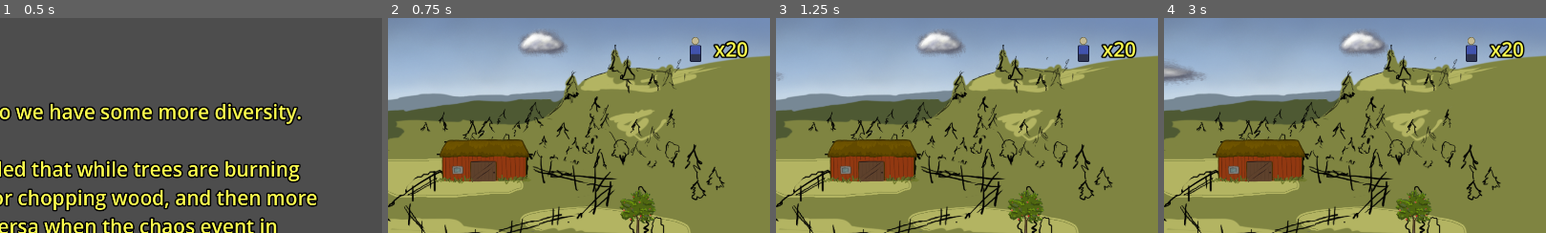
Above: before the commit, frames 1-4 (left to right).
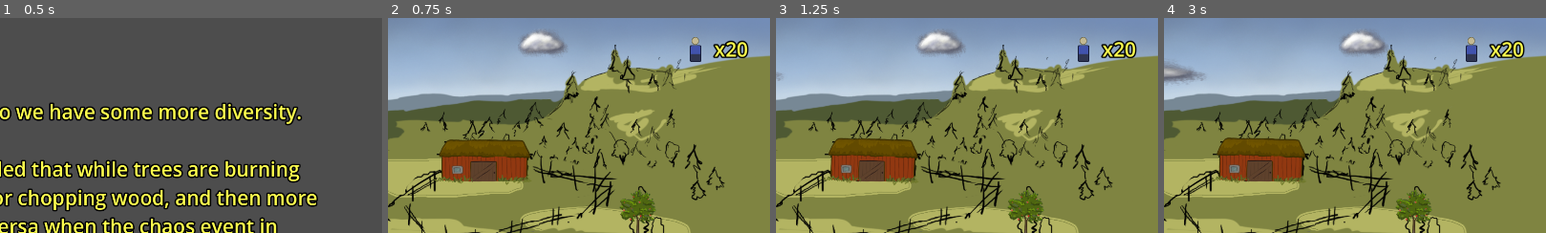
Above: after the commit, the same moments.

Repository: arget4me/cosyville
Game: Godot game, scene res://Scenes/main_scene.tscn
Same seed, same stepped clock (60 frames per second), same inputs: the game is played once before the commit and once after it.
Inputs (mouse positions are % of the whole screen's width and height, from its top left):
- Up to frame 1 (0.5 s): no input
- Up to frame 2 (0.75 s): click "GOTO: PLAYING" at 0.5 s
- Up to frame 3 (1.25 s): no input
- Up to frame 4 (3 s): click (43, 95) at 1.25 s; move the mouse to (35, 85) at 2.02 s; press the mouse at (35, 85) at 2.03 s; hold Right (ui_right) 2.03-2.78 s; move the mouse to (48, 88) at 2.77 s; release the mouse at (48, 88) at 2.78 s; hold Down (ui_down) from 2.78 s (still down); click (48, 88) at 2.85 s
The pictures show only the part of the screen within x 50-100%, y 0-50%; the shares and areas given below are measured in that part.

Frame 1 is identical in both runs. In frame 2, 0.3% of the frame differs, in the area x 12-38%, y 56-78%; in frame 3, 0.7%; in frame 4, 0.7%, in the area x 12-37%, y 55-78%.

Commit message:
Add ladan click animation

Diff:
--- a/Scenes/World/ladan.tscn
+++ b/Scenes/World/ladan.tscn
@@ -1,15 +1,136 @@
-[gd_scene load_steps=4 format=3 uid="uid://b16bki12o36mf"]
+[gd_scene load_steps=15 format=3 uid="uid://b16bki12o36mf"]
 
 [ext_resource type="Texture2D" uid="uid://k1bomiv5xy1k" path="res://art/world/Props/ladan.PNG" id="1_toibe"]
+[ext_resource type="Script" path="res://Scripts/World/ladan_animation_controller.gd" id="1_x08u5"]
 [ext_resource type="PackedScene" uid="uid://cbycy8bbyocpe" path="res://Scenes/Clicking/clickable.tscn" id="2_j2gu2"]
 
 [sub_resource type="CapsuleShape2D" id="CapsuleShape2D_61u7c"]
 radius = 5.34
 height = 197.34
 
+[sub_resource type="Animation" id="Animation_g0ftq"]
+resource_name = "Idle"
+length = 2.0
+loop_mode = 1
+tracks/0/type = "value"
+tracks/0/imported = false
+tracks/0/enabled = true
+tracks/0/path = NodePath("SpriteAnimPivot:scale")
+tracks/0/interp = 1
+tracks/0/loop_wrap = true
+tracks/0/keys = {
+"times": PackedFloat32Array(0, 0.5, 1.03333, 1.5),
+"transitions": PackedFloat32Array(1, 1, 1, 1),
+"update": 0,
+"values": [Vector2(1.035, 0.975), Vector2(0.975, 1.038), Vector2(1.035, 0.975), Vector2(0.975, 1.038)]
+}
+tracks/1/type = "value"
+tracks/1/imported = false
+tracks/1/enabled = true
+tracks/1/path = NodePath("SpriteAnimPivot:rotation")
+tracks/1/interp = 1
+tracks/1/loop_wrap = true
+tracks/1/keys = {
+"times": PackedFloat32Array(0, 0.566667, 1.26667),
+"transitions": PackedFloat32Array(1, 1, 1),
+"update": 0,
+"values": [0.0, 0.0401426, -0.017204]
+}
+
+[sub_resource type="Animation" id="Animation_u2kq3"]
+length = 0.001
+tracks/0/type = "value"
+tracks/0/imported = false
+tracks/0/enabled = true
+tracks/0/path = NodePath("SpriteAnimPivot:rotation")
+tracks/0/interp = 1
+tracks/0/loop_wrap = true
+tracks/0/keys = {
+"times": PackedFloat32Array(0),
+"transitions": PackedFloat32Array(1),
+"update": 0,
+"values": [0.0]
+}
+tracks/1/type = "value"
+tracks/1/imported = false
+tracks/1/enabled = true
+tracks/1/path = NodePath("SpriteAnimPivot:scale")
+tracks/1/interp = 1
+tracks/1/loop_wrap = true
+tracks/1/keys = {
+"times": PackedFloat32Array(0),
+"transitions": PackedFloat32Array(1),
+"update": 0,
+"values": [Vector2(1, 1)]
+}
+
+[sub_resource type="Animation" id="Animation_ocfcx"]
+resource_name = "Click"
+length = 0.54
+tracks/0/type = "value"
+tracks/0/imported = false
+tracks/0/enabled = true
+tracks/0/path = NodePath("SpriteAnimPivot:scale")
+tracks/0/interp = 1
+tracks/0/loop_wrap = true
+tracks/0/keys = {
+"times": PackedFloat32Array(0, 0.1, 0.233333, 0.4, 0.533333),
+"transitions": PackedFloat32Array(1, 1, 1, 1, 1),
+"update": 0,
+"values": [Vector2(1.135, 0.935), Vector2(0.935, 1.138), Vector2(1.135, 0.935), Vector2(0.935, 1.138), Vector2(1.135, 0.935)]
+}
+tracks/1/type = "value"
+tracks/1/imported = false
+tracks/1/enabled = true
+tracks/1/path = NodePath("SpriteAnimPivot:rotation")
+tracks/1/interp = 1
+tracks/1/loop_wrap = true
+tracks/1/keys = {
+"times": PackedFloat32Array(0, 0.166667, 0.3, 0.533333),
+"transitions": PackedFloat32Array(1, 1, 1, 1),
+"update": 0,
+"values": [0.0, 0.0750492, -0.0750492, 0.0]
+}
+
+[sub_resource type="AnimationLibrary" id="AnimationLibrary_j6xiu"]
+_data = {
+"Click": SubResource("Animation_ocfcx"),
+"Idle": SubResource("Animation_g0ftq"),
+"RESET": SubResource("Animation_u2kq3")
+}
+
+[sub_resource type="AnimationNodeAnimation" id="AnimationNodeAnimation_0cxbv"]
+animation = &"Click"
+
+[sub_resource type="AnimationNodeAnimation" id="AnimationNodeAnimation_wnlwc"]
+animation = &"Idle"
+
+[sub_resource type="AnimationNodeStateMachineTransition" id="AnimationNodeStateMachineTransition_px8pl"]
+advance_mode = 2
+
+[sub_resource type="AnimationNodeStateMachineTransition" id="AnimationNodeStateMachineTransition_u5sba"]
+advance_mode = 2
+advance_condition = &"click"
+
+[sub_resource type="AnimationNodeStateMachineTransition" id="AnimationNodeStateMachineTransition_npkwi"]
+switch_mode = 2
+advance_mode = 2
+
+[sub_resource type="AnimationNodeStateMachine" id="AnimationNodeStateMachine_jm0qh"]
+states/Click/node = SubResource("AnimationNodeAnimation_0cxbv")
+states/Click/position = Vector2(574, 121)
+states/Idle/node = SubResource("AnimationNodeAnimation_wnlwc")
+states/Idle/position = Vector2(392, 121)
+states/Start/position = Vector2(234, 121)
+transitions = ["Start", "Idle", SubResource("AnimationNodeStateMachineTransition_px8pl"), "Idle", "Click", SubResource("AnimationNodeStateMachineTransition_u5sba"), "Click", "Idle", SubResource("AnimationNodeStateMachineTransition_npkwi")]
+graph_offset = Vector2(-136.711, 0)
+
 [node name="Ladan" type="Node2D"]
+script = ExtResource("1_x08u5")
 
-[node name="Sprite" type="Sprite2D" parent="."]
+[node name="SpriteAnimPivot" type="Node2D" parent="."]
+
+[node name="Sprite" type="Sprite2D" parent="SpriteAnimPivot"]
 z_as_relative = false
 y_sort_enabled = true
 position = Vector2(3, -3.04999)
@@ -27,3 +148,15 @@
 [node name="Clickable" parent="." instance=ExtResource("2_j2gu2")]
 position = Vector2(5, -57)
 scale = Vector2(3.8, 1.84)
+
+[node name="AnimationPlayer" type="AnimationPlayer" parent="."]
+libraries = {
+"": SubResource("AnimationLibrary_j6xiu")
+}
+
+[node name="AnimationTree" type="AnimationTree" parent="."]
+tree_root = SubResource("AnimationNodeStateMachine_jm0qh")
+anim_player = NodePath("../AnimationPlayer")
+parameters/conditions/click = false
+
+[connection signal="on_display_clickable" from="Clickable" to="." method="_on_clickable_on_display_clickable"]
--- a/Scripts/Clicking/clickable.gd
+++ b/Scripts/Clicking/clickable.gd
@@ -20,6 +20,7 @@
 
 	if event.is_action_pressed("click") and pointer_state == MouseImageManager.current_state:
 		on_clicked.emit()
+		on_display_clickable.emit()
 
 func _on_add_score():
 	ClickingManager.add_score(1)
--- /dev/null
+++ b/Scripts/World/ladan_animation_controller.gd
@@ -0,0 +1,10 @@
+extends Node2D
+
+@onready var animtree = $AnimationTree
+var state_machine
+
+func _ready() -> void:
+	state_machine = animtree["parameters/playback"]
+
+func _on_clickable_on_display_clickable() -> void:
+	state_machine.travel("Click")
Not shown: 1 places in Scenes/cosy_village_clicking_example.tscn that only renumber resources
